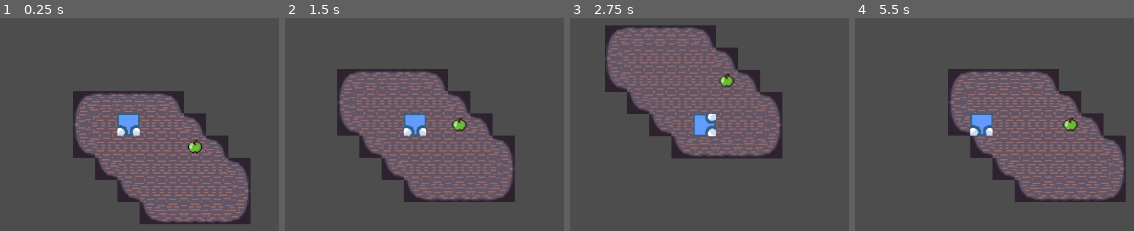
Above: before the commit, frames 1-4 (left to right).
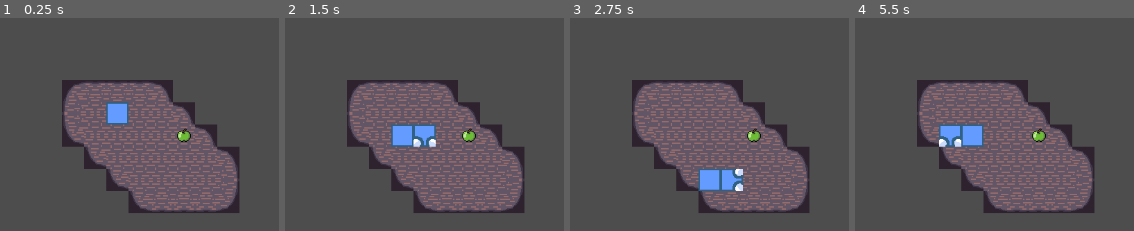
Above: after the commit, the same moments.

Repository: hczaja/snake-godot
Game: Godot game, scene res://game.tscn
Same seed, same stepped clock (60 frames per second), same inputs: the game is played once before the commit and once after it.
Inputs:
- Up to frame 1 (0.25 s): no input
- Up to frame 2 (1.5 s): tap Enter at 0.5 s; hold Right (move_right) 0.53-1.28 s; hold Down (move_down) from 1.28 s (still down)
- Up to frame 3 (2.75 s): release Down (move_down) at 2.03 s; hold Right (move_right) from 2.03 s (still down)
- Up to frame 4 (5.5 s): release Right (move_right) at 2.78 s; hold Up (move_up) 2.78-3.53 s; hold Left (move_left) 3.53-5.03 s; hold Down (move_down) from 5.03 s (still down)

The runs differ from the first frame. In frame 1, 18% of the frame differs, in the area x 22-90%, y 29-97%; in frame 2, 18%; in frame 3, 24%, in the area x 12-86%, y 3-92%; in frame 4, 22%.

Commit message:
added interaction with apples

Diff:
--- /dev/null
+++ b/apple/apple.gd
@@ -0,0 +1,12 @@
+class_name Apple
+
+extends Area2D
+
+# Called when the node enters the scene tree for the first time.
+func _ready():
+	pass # Replace with function body.
+
+
+# Called every frame. 'delta' is the elapsed time since the previous frame.
+func _process(delta):
+	pass
--- a/apple/apple.tscn
+++ b/apple/apple.tscn
@@ -1,10 +1,12 @@
-[gd_scene load_steps=3 format=3 uid="uid://i5lgiiyo3ecy"]
+[gd_scene load_steps=4 format=3 uid="uid://i5lgiiyo3ecy"]
 
+[ext_resource type="Script" path="res://apple/apple.gd" id="1_5tvhg"]
 [ext_resource type="Texture2D" uid="uid://b8p8qvv4yrbeu" path="res://assets/apple_green.png" id="1_h1s0p"]
 
 [sub_resource type="RectangleShape2D" id="RectangleShape2D_ljami"]
 
-[node name="Apple" type="Area2D"]
+[node name="Apple" type="Area2D" groups=["Apple"]]
+script = ExtResource("1_5tvhg")
 
 [node name="Sprite2D" type="Sprite2D" parent="."]
 texture = ExtResource("1_h1s0p")
--- a/game.tscn
+++ b/game.tscn
@@ -15,5 +15,5 @@
 position = Vector2(16, 16)
 
 [node name="Camera2D" type="Camera2D" parent="Snake"]
-scale = Vector2(0.5, 0.5)
+position = Vector2(16, 16)
 position_smoothing_enabled = true
--- a/player/snake.gd
+++ b/player/snake.gd
@@ -1,42 +1,56 @@
-extends Area2D
-signal hit
+extends Node2D
 
-@export var size = 32
-@export var speed = 0.5
+@export var size : int = 32
+@export var speed : float = 0.5
 
-var direction = Vector2.DOWN
+@export var snake_body_scene : PackedScene
+
+var body_segments : Array[SnakeBody]
 
 func _ready():
 	$Timer.start(speed)
 
-	direction = Vector2.DOWN
-	$Sprite2D.rotation = deg_to_rad(180)
+	clear_body_segments()
+	add_body_segment()
+
 
 func _process(delta):
-
 	if Input.is_action_pressed("move_left"):
-		direction = Vector2.LEFT
-		$Sprite2D.rotation = deg_to_rad(270)
+		$Head.set_direction_left()
 	if Input.is_action_pressed("move_right"):
-		direction = Vector2.RIGHT
-		$Sprite2D.rotation = deg_to_rad(90)
+		$Head.set_direction_right()
 	if Input.is_action_pressed("move_up"):
-		direction = Vector2.UP
-		$Sprite2D.rotation = deg_to_rad(0)
+		$Head.set_direction_up()
 	if Input.is_action_pressed("move_down"):
-		direction = Vector2.DOWN
-		$Sprite2D.rotation = deg_to_rad(180)
-
-func start(pos):
-	position = pos
-	show()
-	$CollisionShape2D.disabled = false
-
-func _on_body_entered(body):
-	hide()
-	hit.emit()
-	$CollisionShape2D.set_deferred("disabled", true)
+		$Head.set_direction_down()
 
 
 func _on_timer_timeout():
-	position += size * direction.normalized()
+	var body_length : int = len(body_segments)
+
+	for i in range(body_length - 1, 0, -1):
+		body_segments[i].position = body_segments[i-1].position
+
+	body_segments[0].position = $Head.position
+	$Head.position += size * $Head.direction.normalized()
+
+
+func add_body_segment():
+	var body_length : int = len(body_segments)
+
+	var body_segment = snake_body_scene.instantiate()
+	if body_length == 0:
+		body_segment.position = $Head.position
+	else:
+		body_segment.position =  body_segments[len(body_segments) - 1].position
+
+	body_segments.append(body_segment)
+	add_child(body_segment)
+
+
+func clear_body_segments():
+	body_segments.clear()
+
+
+func _on_apple_eaten():
+	add_body_segment()
--- a/player/snake.tscn
+++ b/player/snake.tscn
@@ -1,24 +1,16 @@
-[gd_scene load_steps=4 format=3 uid="uid://d3qlr15kapeaw"]
+[gd_scene load_steps=4 format=3 uid="uid://b2bn61e4wmvbh"]
 
 [ext_resource type="Script" path="res://player/snake.gd" id="1_lfudq"]
-[ext_resource type="Texture2D" uid="uid://b6t2q4e1mscfh" path="res://assets/player/snake_head.png" id="2_wasth"]
+[ext_resource type="PackedScene" uid="uid://boivr7e1nodnj" path="res://player/snake_body.tscn" id="2_3uvvv"]
+[ext_resource type="PackedScene" uid="uid://d3qlr15kapeaw" path="res://player/snake_head.tscn" id="2_cois8"]
 
-[sub_resource type="RectangleShape2D" id="RectangleShape2D_j1c51"]
-size = Vector2(16, 16)
+[node name="Snake" type="Node2D"]
+script = ExtResource("1_lfudq")
+snake_body_scene = ExtResource("2_3uvvv")
 
-[node name="Snake" type="Area2D"]
-scale = Vector2(2, 2)
-script = ExtResource("1_lfudq")
-
-[node name="Sprite2D" type="Sprite2D" parent="."]
-scale = Vector2(0.5, 0.5)
-texture = ExtResource("2_wasth")
-
-[node name="CollisionShape2D" type="CollisionShape2D" parent="."]
-shape = SubResource("RectangleShape2D_j1c51")
+[node name="Head" parent="." instance=ExtResource("2_cois8")]
 
 [node name="Timer" type="Timer" parent="."]
-autostart = true
 
-[connection signal="body_entered" from="." to="." method="_on_body_entered"]
+[connection signal="eats_apple" from="Head" to="." method="_on_apple_eaten"]
 [connection signal="timeout" from="Timer" to="." method="_on_timer_timeout"]
--- /dev/null
+++ b/player/snake_body.gd
@@ -0,0 +1,13 @@
+class_name SnakeBody
+
+extends Area2D
+
+
+# Called when the node enters the scene tree for the first time.
+func _ready():
+	pass # Replace with function body.
+
+
+# Called every frame. 'delta' is the elapsed time since the previous frame.
+func _process(delta):
+	pass
--- /dev/null
+++ b/player/snake_body.tscn
@@ -0,0 +1,16 @@
+[gd_scene load_steps=4 format=3 uid="uid://boivr7e1nodnj"]
+
+[ext_resource type="Texture2D" uid="uid://ccib2c6v0j8yh" path="res://assets/player/snake_body.png" id="1_ewudk"]
+[ext_resource type="Script" path="res://player/snake_body.gd" id="1_yb0hp"]
+
+[sub_resource type="RectangleShape2D" id="RectangleShape2D_e0vgh"]
+size = Vector2(32, 32)
+
+[node name="Body" type="Area2D"]
+script = ExtResource("1_yb0hp")
+
+[node name="Sprite2D" type="Sprite2D" parent="."]
+texture = ExtResource("1_ewudk")
+
+[node name="CollisionShape2D" type="CollisionShape2D" parent="."]
+shape = SubResource("RectangleShape2D_e0vgh")
--- /dev/null
+++ b/player/snake_head.gd
@@ -0,0 +1,46 @@
+extends Area2D
+
+signal eats_apple
+
+var direction : Vector2 = Vector2.DOWN
+
+func _ready():
+	set_direction_down()
+
+
+func _process(delta):
+	pass
+
+
+func set_direction_left():
+	if direction == Vector2.RIGHT:
+		return
+	direction = Vector2.LEFT
+	$Sprite2D.rotation = deg_to_rad(270)
+
+
+func set_direction_right():
+	if direction == Vector2.LEFT:
+		return
+	direction = Vector2.RIGHT
+	$Sprite2D.rotation = deg_to_rad(90)
+
+
+func set_direction_up():
+	if direction == Vector2.DOWN:
+		return
+	direction = Vector2.UP
+	$Sprite2D.rotation = deg_to_rad(0)
+
+
+func set_direction_down():
+	if direction == Vector2.UP:
+		return
+	direction = Vector2.DOWN
+	$Sprite2D.rotation = deg_to_rad(180)
+
+
+func _on_area_entered(area):
+	if area.is_in_group("Apple"):
+		area.queue_free()
+		eats_apple.emit()
--- /dev/null
+++ b/player/snake_head.tscn
@@ -0,0 +1,20 @@
+[gd_scene load_steps=4 format=3 uid="uid://d3qlr15kapeaw"]
+
+[ext_resource type="Script" path="res://player/snake_head.gd" id="1_lfudq"]
+[ext_resource type="Texture2D" uid="uid://b6t2q4e1mscfh" path="res://assets/player/snake_head.png" id="2_wasth"]
+
+[sub_resource type="RectangleShape2D" id="RectangleShape2D_j1c51"]
+size = Vector2(16, 16)
+
+[node name="Head" type="Area2D" groups=["Player"]]
+scale = Vector2(2, 2)
+script = ExtResource("1_lfudq")
+
+[node name="Sprite2D" type="Sprite2D" parent="."]
+scale = Vector2(0.5, 0.5)
+texture = ExtResource("2_wasth")
+
+[node name="CollisionShape2D" type="CollisionShape2D" parent="."]
+shape = SubResource("RectangleShape2D_j1c51")
+
+[connection signal="area_entered" from="." to="." method="_on_area_entered"]
--- a/project.godot
+++ b/project.godot
@@ -18,6 +18,11 @@
 [dotnet]
 
 project/assembly_name="snake2"
+
+[global_group]
+
+Apple=""
+Player=""
 
 [input]
 
Not shown: 1 places in game.tscn that only renumber resources
